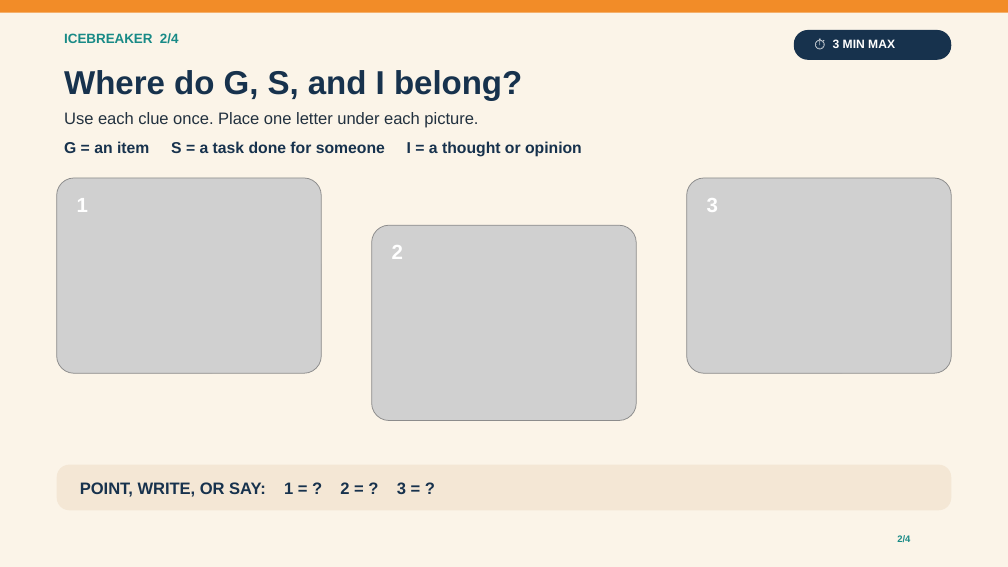
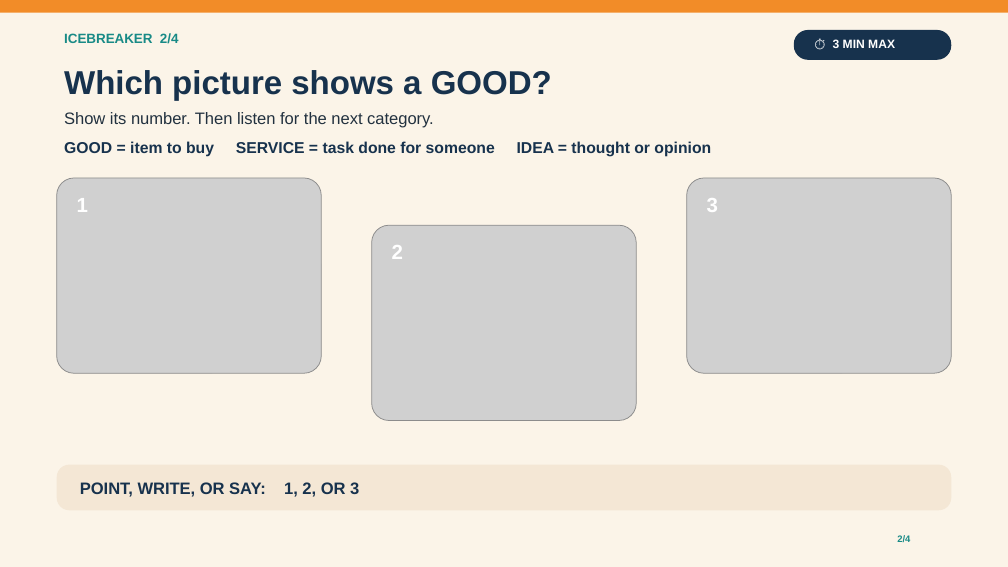
Before and after one commit to pzg8794/teaching-placement, a slide deck: slide 2 of second-placement/planning/2026-09-18-Friday-Icebreaker-Goods-Services-Ideas-Revised-v2.pptx. Drawn at 1008x567 pixels with LibreOffice and Linux fonts; fonts in the diff are those of the drawing; grey boxes stand for pictures. Boxes give left, top, right and bottom in pixels: in the first picture for what was removed or moved away, otherwise in the second. Text is boxed around its words. In the diff, an @@ line names an element or a change of style, - is before the commit and + after.

Commit message:
Replace Friday letter codes with visual full-word flow

```diff
--- a/second-placement/planning/2026-09-18-Friday-Icebreaker-Goods-Services-Ideas-Revised-v2.pptx
+++ b/second-placement/planning/2026-09-18-Friday-Icebreaker-Goods-Services-Ideas-Revised-v2.pptx
@@ text at [64, 70, 552, 100]: text changed @@
-Where do G, S, and I belong?
+Which picture shows a GOOD?
@@ text at [64, 112, 434, 128]: text changed @@
-Use each clue once. Place one letter under each picture.
+Show its number. Then listen for the next category.
@@ text at [64, 141, 711, 157]: text changed @@
-G = an item S = a task done for someone I = a thought or opinion
+GOOD = item to buy SERVICE = task done for someone IDEA = thought or opinion
@@ text at [80, 482, 359, 497]: text changed @@
-POINT, WRITE, OR SAY: 1 = ? 2 = ? 3 = ?
+POINT, WRITE, OR SAY: 1, 2, OR 3
```
Also in this commit, not shown: 3 other slides changed, 2 other files.
